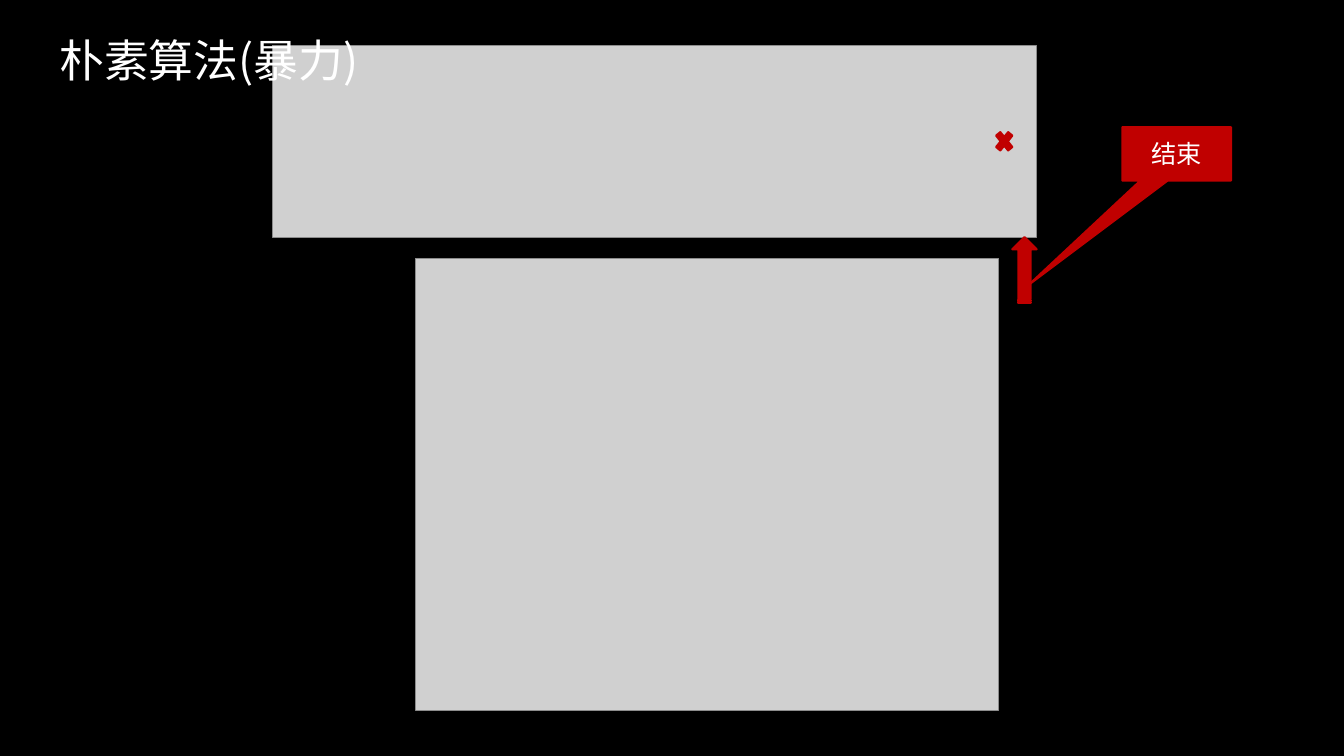
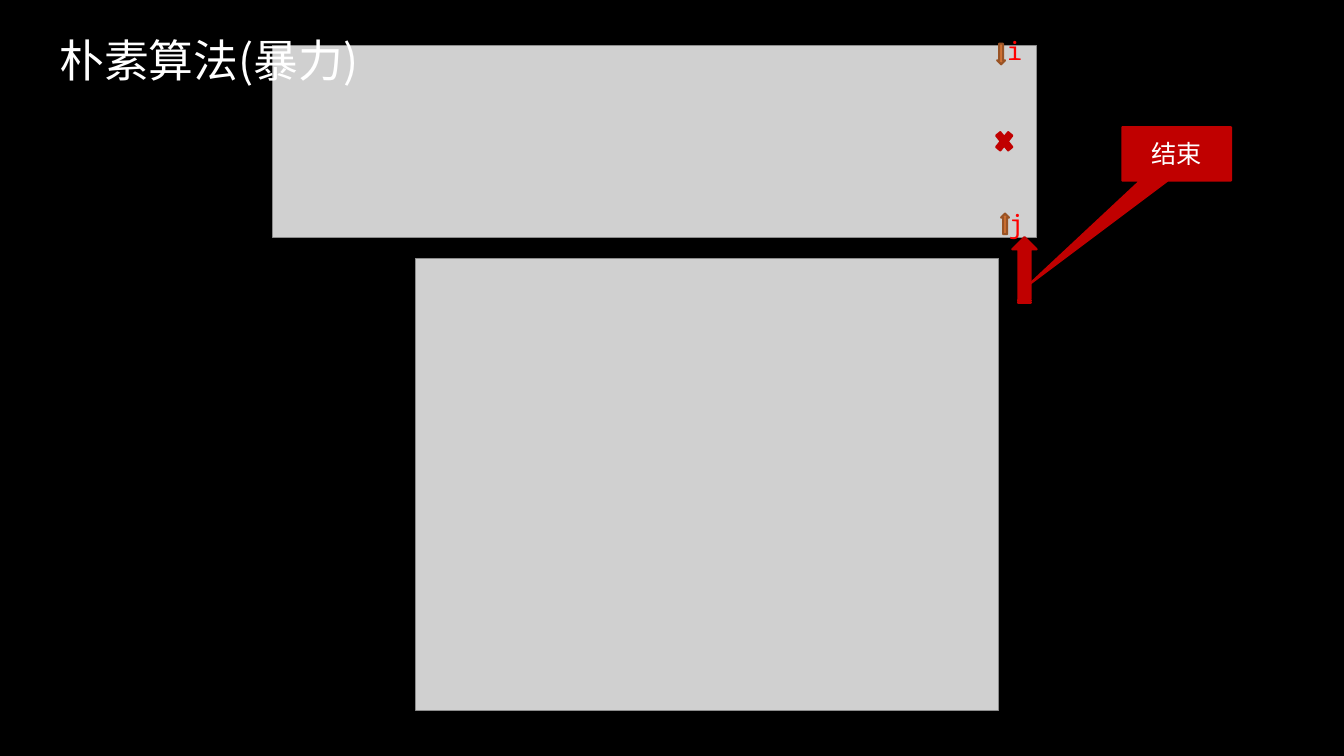
Before and after one commit to gzshawnliang/competitive-programming, a slide deck: slide 8 of doc/Other/KMP算法.pptx (slide 6 before the commit). Drawn at 1344x756 pixels with LibreOffice and Linux fonts; fonts in the diff are those of the drawing; grey boxes stand for pictures; background and template pictures are left out. Boxes give left, top, right and bottom in pixels: in the first picture for what was removed or moved away, otherwise in the second. Text is boxed around its words. In the diff, an @@ line names an element or a change of style, - is before the commit and + after.

```diff
--- a/doc/Other/KMP算法.pptx
+++ b/doc/Other/KMP算法.pptx
@@ group added at (997,37,1024,240): 2 down arrows, 2 texts @@
+i
+j
```
Also in this commit, not shown: 6 other slides changed, 3 slides added, 1 slide removed, 2 other files.
